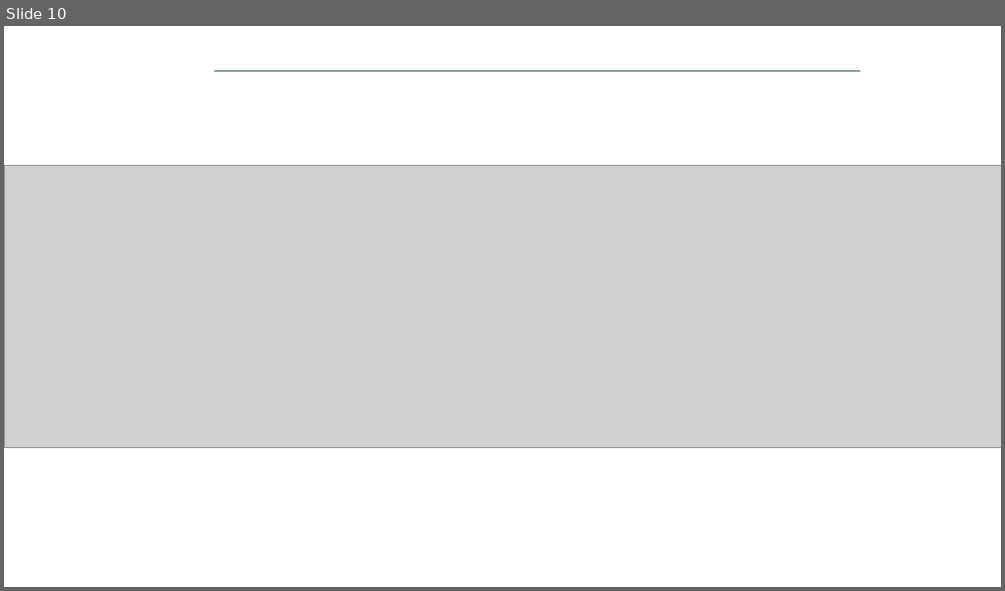
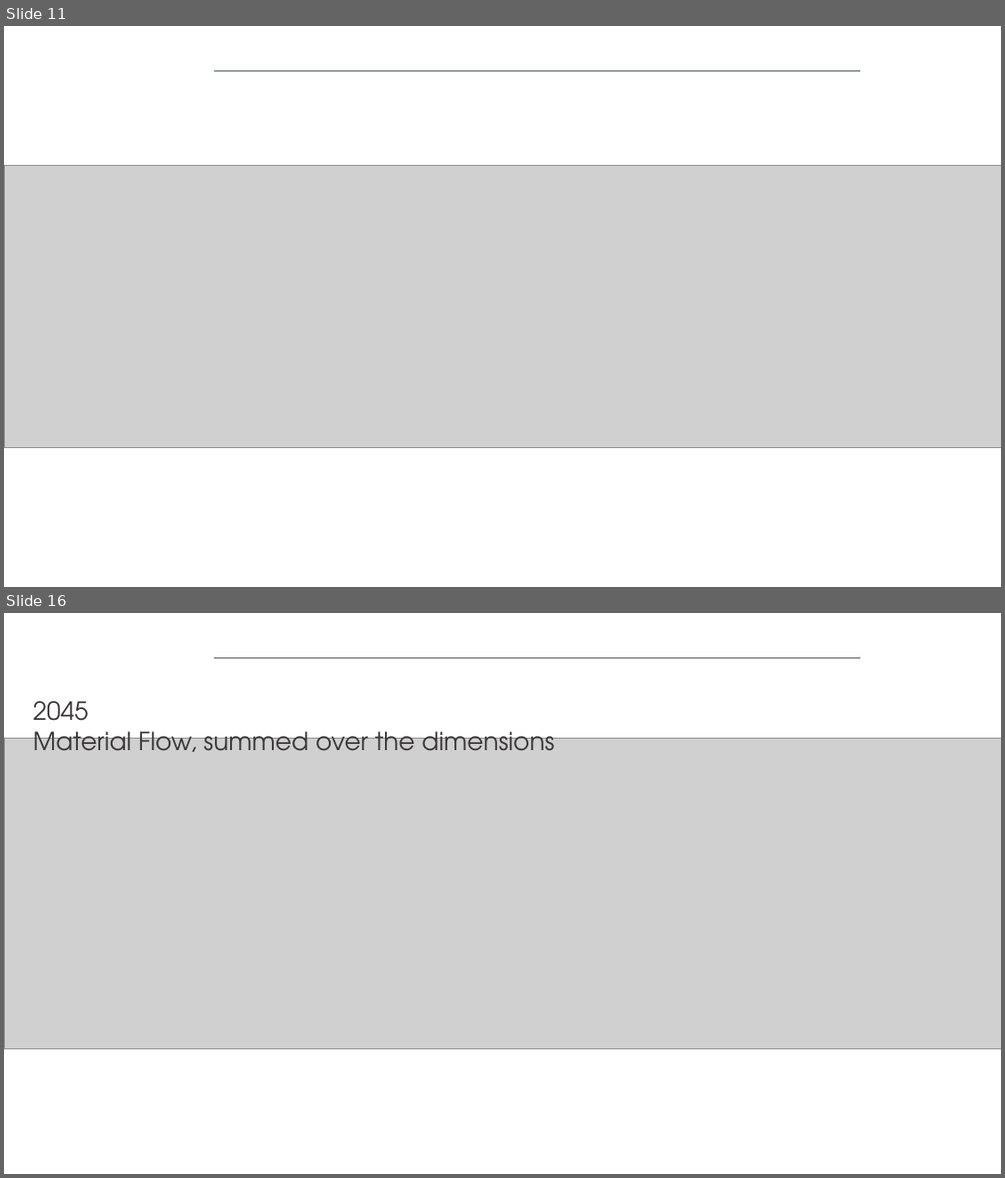
Before and after one commit to isabelapi/PAW_MFA_LCA_2025, a slide deck: presentation/dds_autumn_school_2025_paw_presentation_14-11-2025.pptx. Shown one above the other, each under a label of ours: slide 10 before the commit, slides 11 and 16 after it; the slides between them are not shown. The pictures are 1005x591 and 1005x1178 pixels, drawn with LibreOffice and Linux fonts; fonts in the diff are those of the drawing; grey boxes stand for pictures; background and template pictures are left out. Boxes give left, top, right and bottom in pixels: in the first picture for what was removed or moved away, otherwise in the second. Text is boxed around its words. In the diff, an @@ line names an element or a change of style, - is before the commit and + after.

```diff
--- a/presentation/dds_autumn_school_2025_paw_presentation_14-11-2025.pptx
+++ b/presentation/dds_autumn_school_2025_paw_presentation_14-11-2025.pptx
@@ slide 16 added at [4, 613, 1001, 1174], background #FFFFFF; not listed: 1 template element that a slide beside it also shows @@
@@ text added at [33, 701, 554, 752], 24 pt, text #3B3838 @@
+2045
+Material Flow, summed over the dimensions
@@ picture added at [4, 738, 1001, 1049] @@
@@ what was slide 10 is now slide 11 @@
```
Also in this commit, not shown: 5 other slides added, 5 slides removed.
